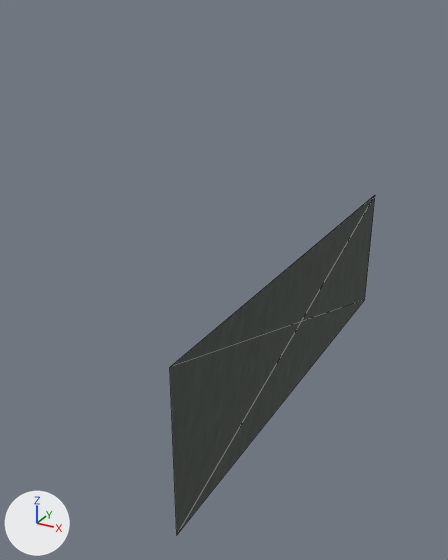
One commit to the glTF model Content/Models/Imported/militia_sedan/lod1-m0-p2.glb: the scene before it, then after it.
Camera for both pictures: a 50 mm lens placed at (1.427, -1.753, 1.47), pointed at (0.714, -0.456, 0.822). The axes (+X, +Y, +Z) are drawn at lower left. The lights are the same throughout. The older version comes first. Mesh edges are drawn as thin lines. Vertices at exactly the same position are counted once.
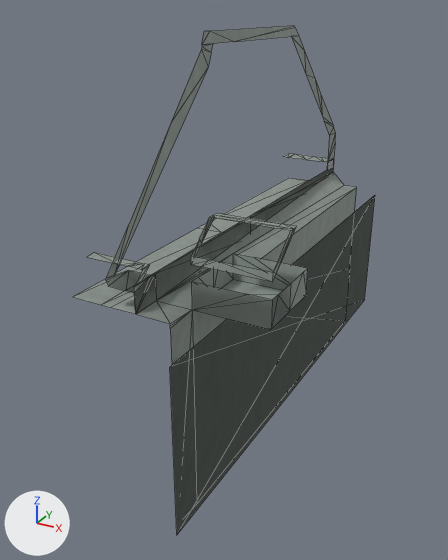
Edits to the scene script, one JSON object a line:
```json
{"block": "me_mesh_0", "where": "# used by ob_mesh_0; location = (0.0, 0.0, 0.0)"}
{"op": "remove", "block": "me_mesh_0", "code": "me_mesh_0.from_pydata(...)  # 4 vertices, 4 faces; spans x 0.88, y -0.96..0.32, z 0.48..0.88"}
{"op": "add", "block": "me_mesh_0", "code": "me_mesh_0.from_pydata(...)  # 152 vertices, 158 faces; spans x 0.65..1.04, y -0.96..0.32, z 0.48..1.42"}
{"block": "me_mesh_0", "change": "me_mesh_0 part 1: a new loose piece of 127 vertices spanning x 0.65..1.04, y -0.946..0.095, z 0.495..1.42, in mat_material_0 (picture img_image_0)"}
{"block": "me_mesh_0", "change": "me_mesh_0 part 2: a new loose piece of 21 vertices spanning x 0.88..1.04, y -0.88..-0.785, z 1.05..1.12, in mat_material_0 (picture img_image_0)"}
```

Changed parts and their boxes (x1, y1, x2, y2) in the pictures (448 x 560 px):
```json
{"object": "Mesh_0", "change": "reshaped", "before": [170, 195, 375, 534], "after": [72, 26, 375, 534], "on screen": "48% wider, 50% taller"}
{"part": 1, "of": "me_mesh_0", "change": "added", "after": [72, 26, 357, 502]}
{"part": 2, "of": "me_mesh_0", "change": "added", "after": [191, 213, 297, 282]}
```
